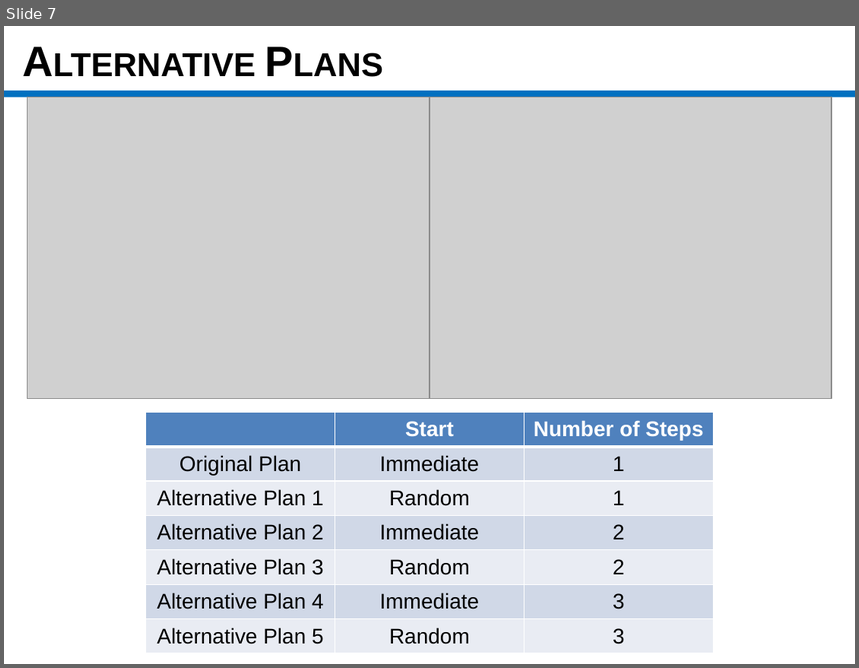
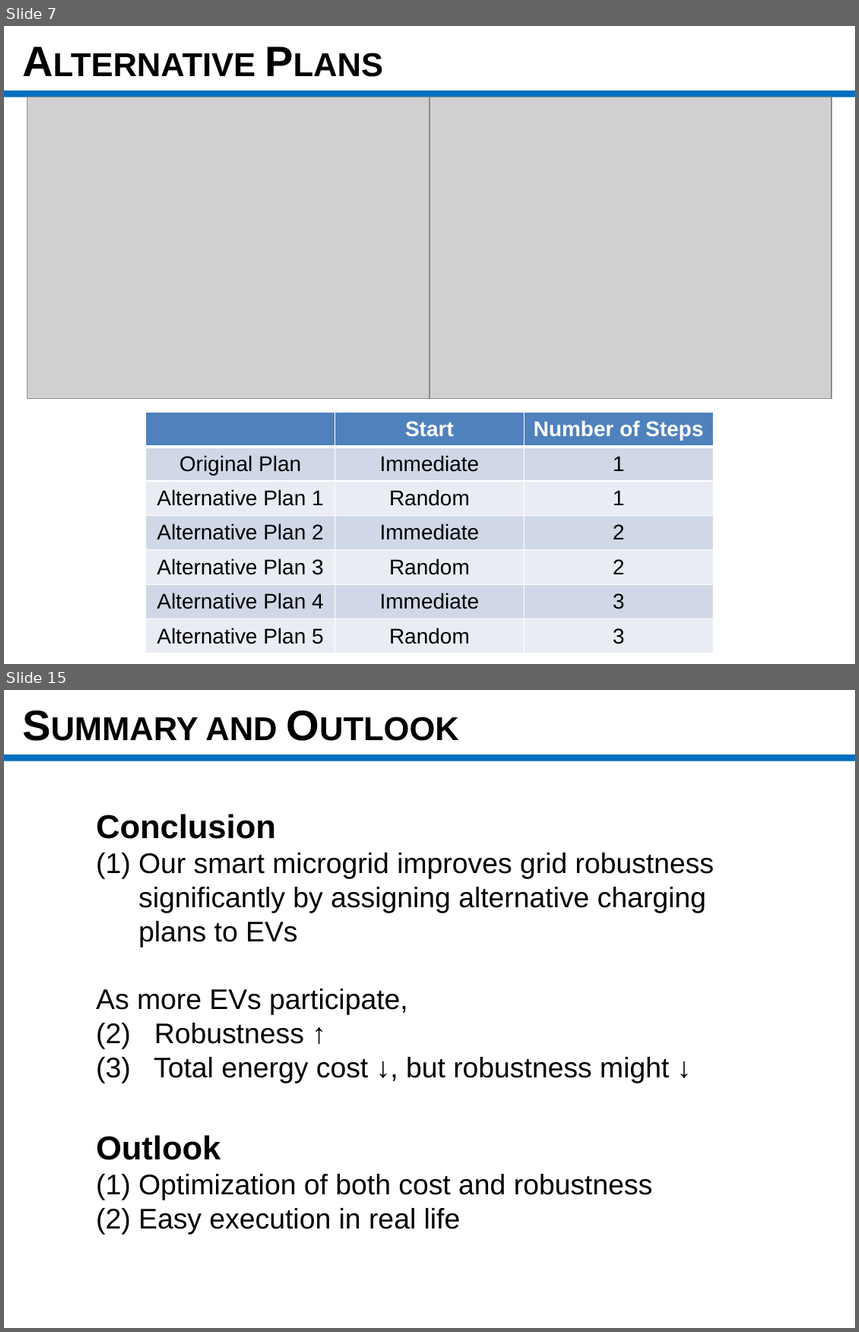
Before and after one commit to msssm/project_template, a slide deck: presentation/Final Presentation_mGrid.pptx. Shown one above the other, each under a label of ours: slide 7 before the commit, slides 7 and 15 after it; the slides between them are not shown. The pictures are 859x668 and 859x1332 pixels, drawn with LibreOffice and Linux fonts; fonts in the diff are those of the drawing; grey boxes stand for pictures. Boxes give left, top, right and bottom in pixels: in the first picture for what was removed or moved away, otherwise in the second. Text is boxed around its words. In the diff, an @@ line names an element or a change of style, - is before the commit and + after.

```diff
--- a/presentation/Final Presentation_mGrid.pptx
+++ b/presentation/Final Presentation_mGrid.pptx
@@ slide 15 added at <box>4,690,855,1328</box>, background #FFFFFF @@
@@ text added at <box>96,717,277,1160</box>, 28 pt, text #000000, bold @@
+SUMMARY AND OUTLOOK
@@ rectangle added at <box>4,755,855,761</box>, fill #0070C0 @@
@@ text added at <box>96,814,715,1083</box>, 24 pt, text #000000 @@
+Conclusion
+(1) Our smart microgrid improves grid robustness significantly by assigning alternative charging plans to EVs
+As more EVs participate,
+(2) Robustness ↑
+(3) Total energy cost ↓, but robustness might ↓
@@ text added at <box>139,1174,653,1235</box>, 24 pt, text #000000 @@
+Outlook
+(1) Optimization of both cost and robustness
+(2) Easy execution in real life
```
Also in this commit, not shown: 4 slides changed, 5 other slides added, 27 other files.
